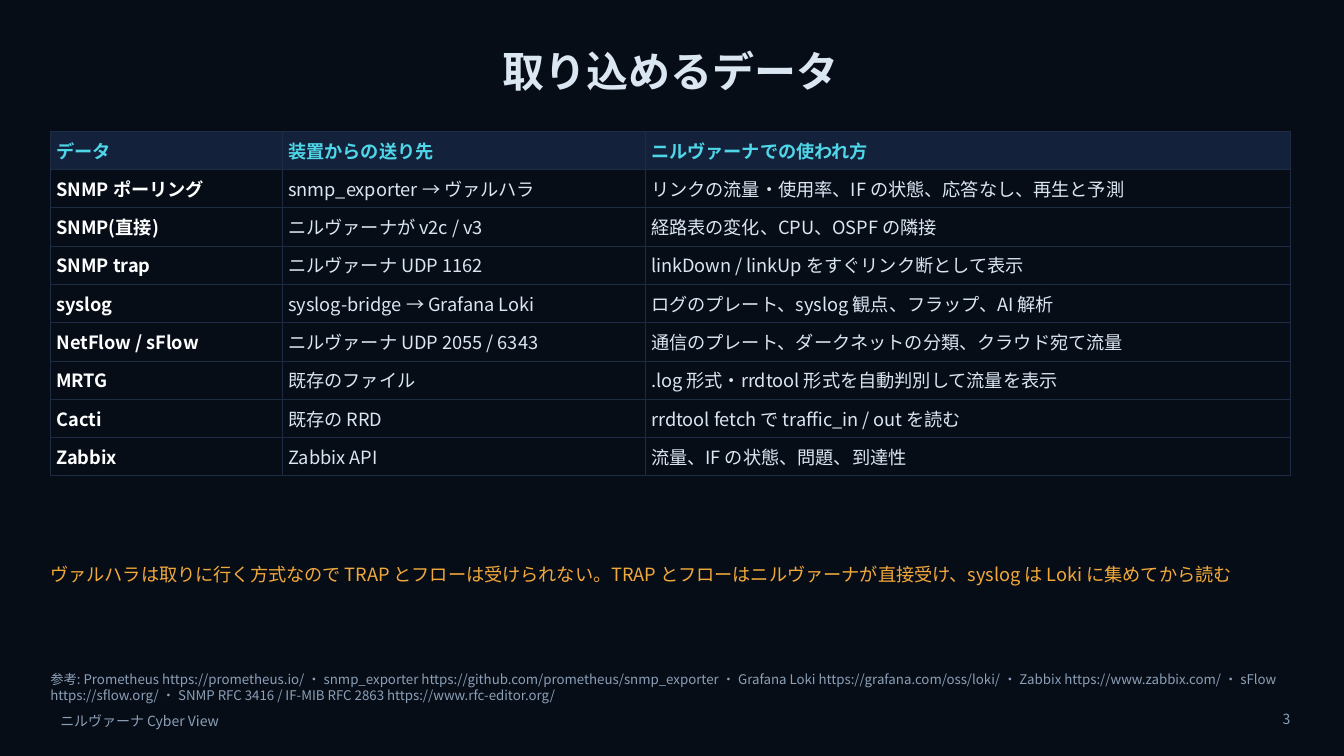
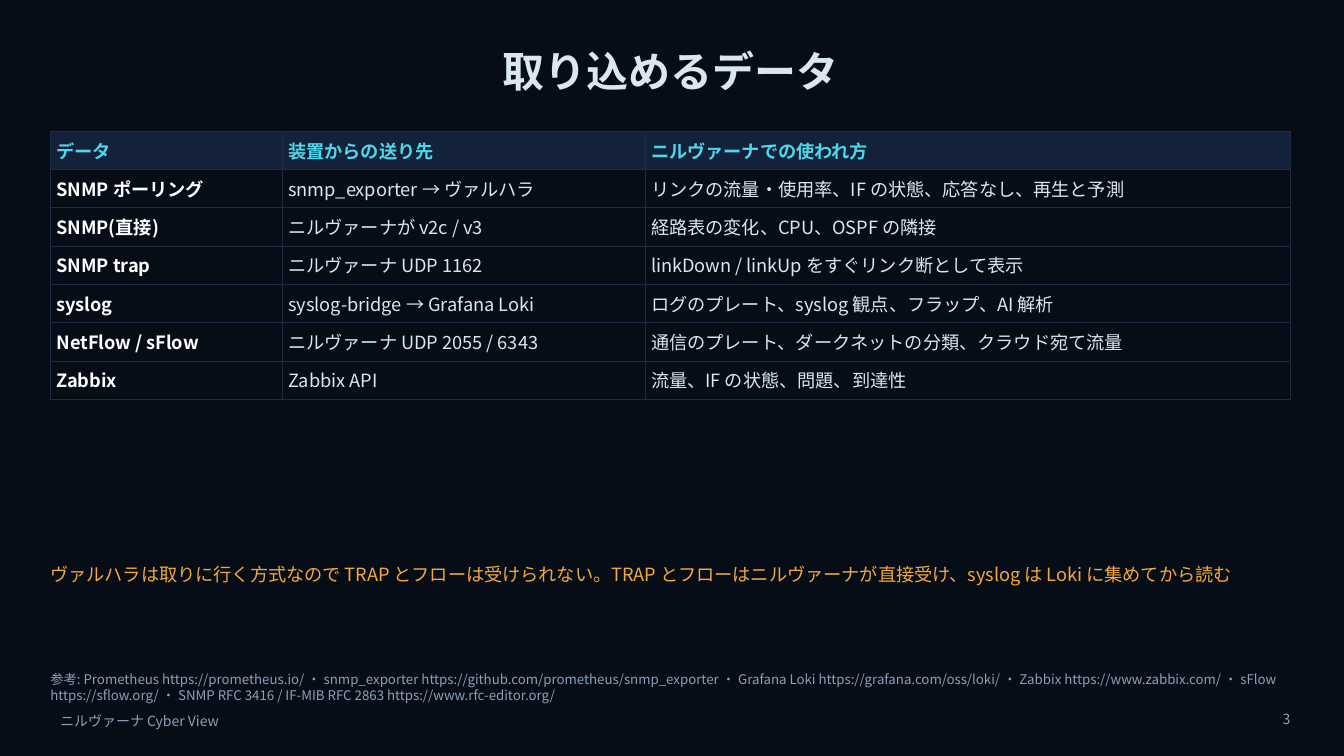
Before and after one commit to w-index-m/nirvana-lab, a slide deck: slide 3 of docs/nirvana-introduction-v2.pptx. Drawn at 1344x756 pixels with LibreOffice and Linux fonts; fonts in the diff are those of the drawing; background and template pictures are left out. Boxes give left, top, right and bottom in pixels: in the first picture for what was removed or moved away, otherwise in the second. Text is boxed around its words. In the diff, an @@ line names an element or a change of style, - is before the commit and + after.

```diff
--- a/docs/nirvana-introduction-v2.pptx
+++ b/docs/nirvana-introduction-v2.pptx
@@ table at [50, 131, 1291, 393] @@
-row 7: MRTG | 既存のファイル | .log 形式・rrdtool 形式を自動判別して流量を表示
-row 8: Cacti | 既存の RRD | rrdtool fetch で traffic_in / out を読む
```
Also in this commit, not shown: 5 other slides changed, 2 slides removed, 3 other files.
